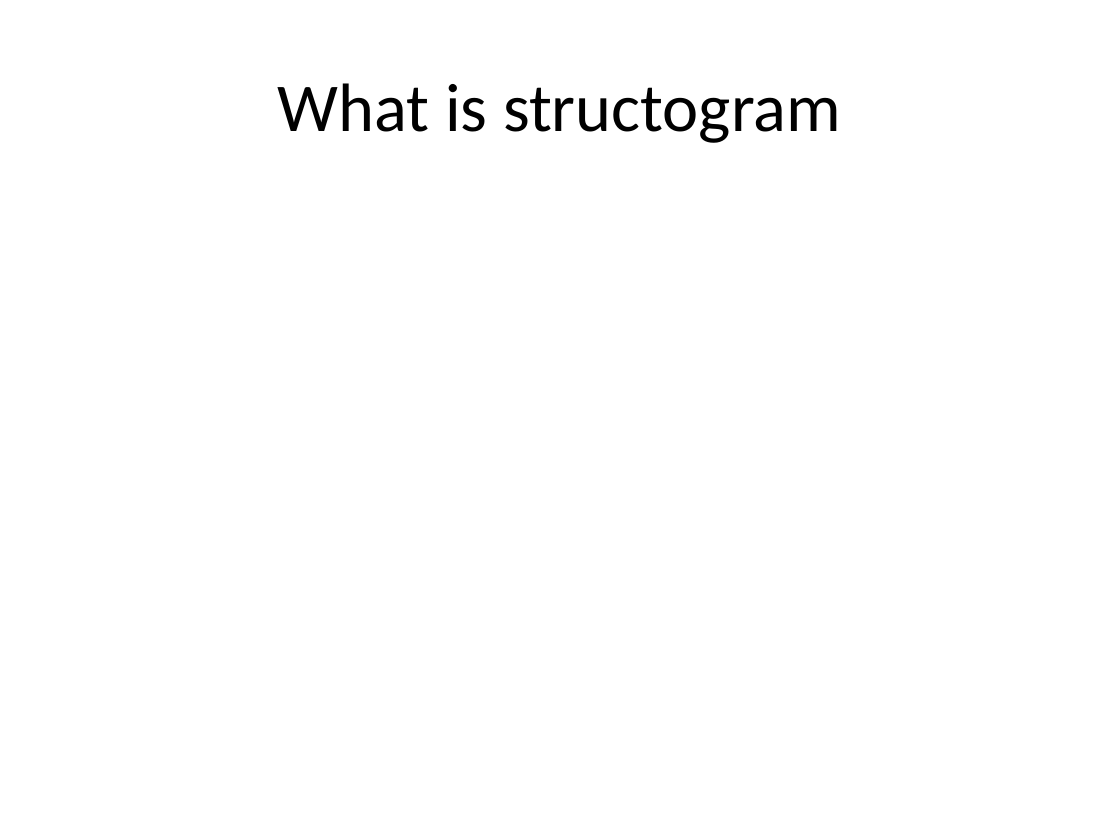
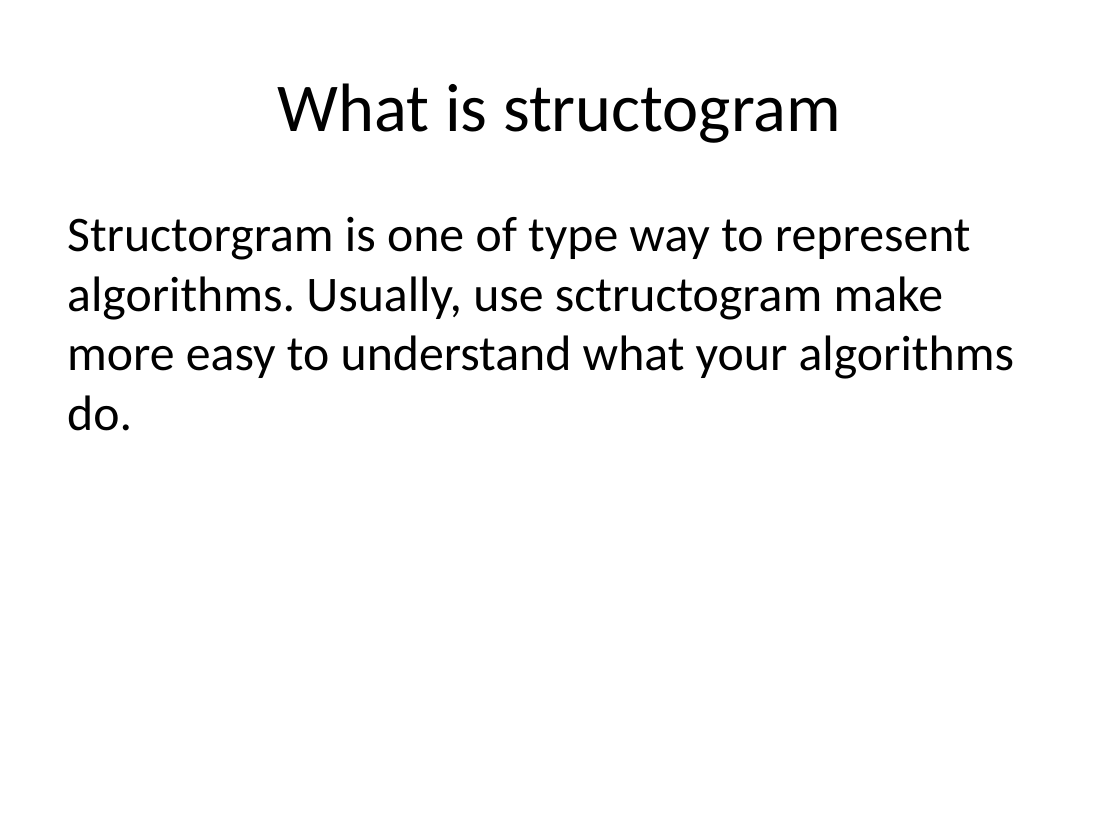
Before and after one commit to Wicchi/presentation_str, a slide deck: slide 3 of presentation.pptx. Drawn at 1120x840 pixels with LibreOffice and Linux fonts; fonts in the diff are those of the drawing. Boxes give left, top, right and bottom in pixels: in the first picture for what was removed or moved away, otherwise in the second. Text is boxed around its words. In the diff, an @@ line names an element or a change of style, - is before the commit and + after.

```diff
--- a/presentation.pptx
+++ b/presentation.pptx
@@ text added at <box>67,216,1014,431</box>, 32 pt, text #000000 @@
+Structorgram is one of type way to represent algorithms. Usually, use sctructogram make more easy to understand what your algorithms do.
```
Also in this commit, not shown: 5 other slides changed, 1 slide added, 1 other file.
